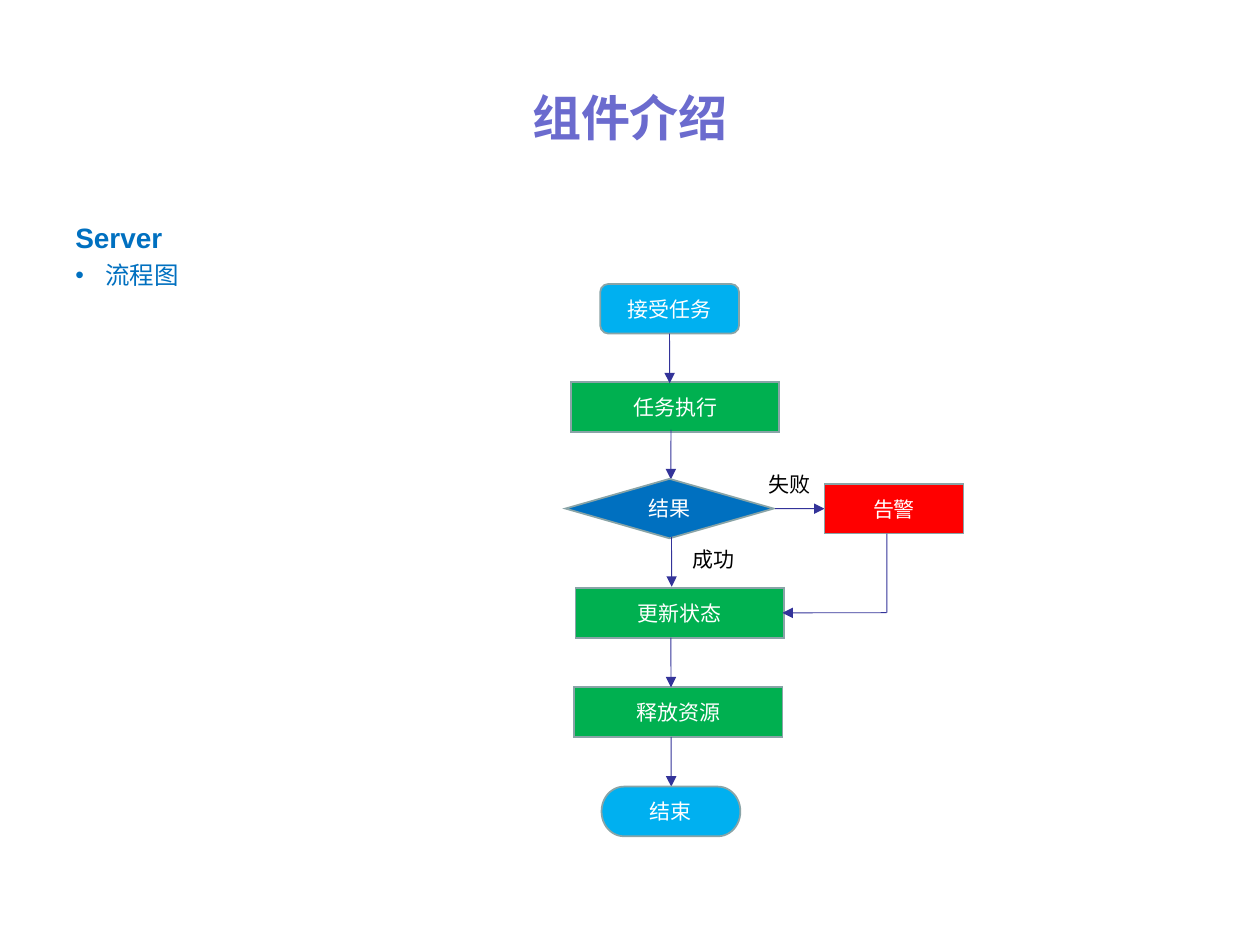
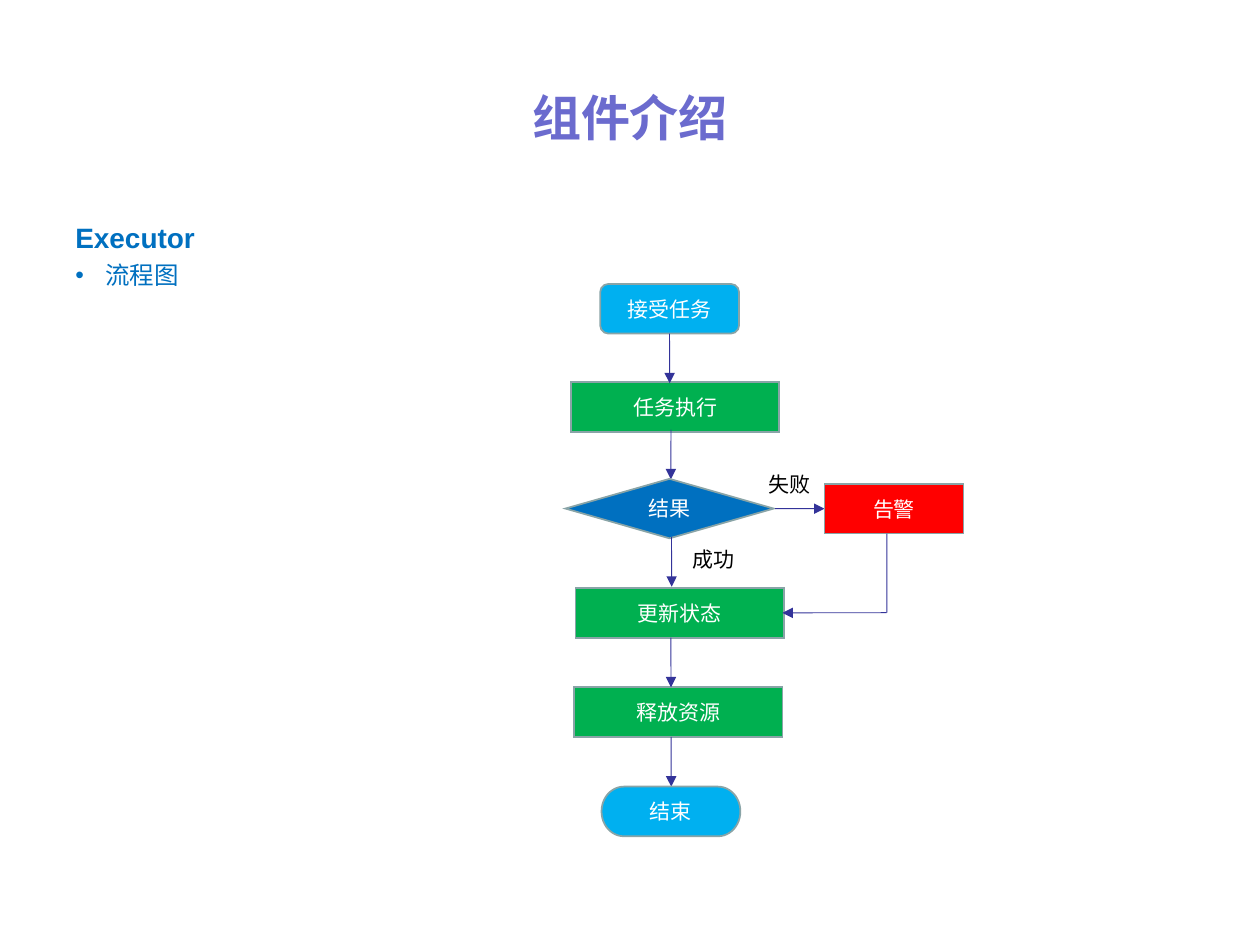
Before and after one commit to ylpu/distribute-scheduler, a slide deck: slide 10 of files/dis-scheduler.ppt. Drawn at 1260x945 pixels with LibreOffice and Linux fonts; fonts in the diff are those of the drawing. Boxes give left, top, right and bottom in pixels: in the first picture for what was removed or moved away, otherwise in the second. Text is boxed around its words. In the diff, an @@ line names an element or a change of style, - is before the commit and + after.

```diff
--- a/files/dis-scheduler.ppt
+++ b/files/dis-scheduler.ppt
@@ text at (x1=75, y1=228, x2=194, y2=249): text changed @@
-Server
+Executor
```
Also in this commit, not shown: 4 other slides changed, 49 other files.
